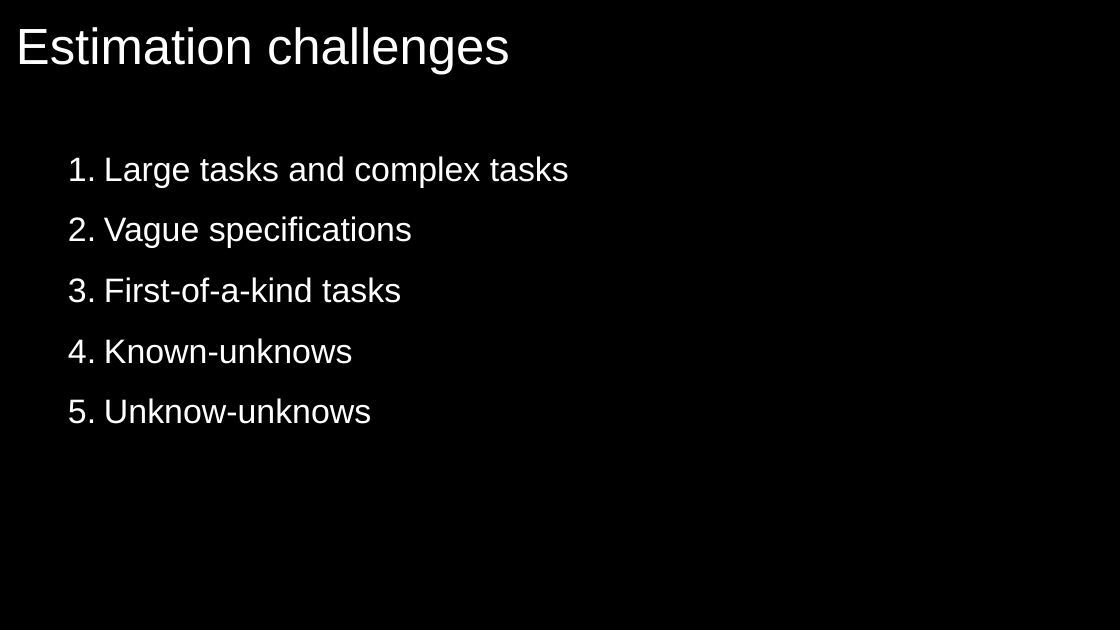
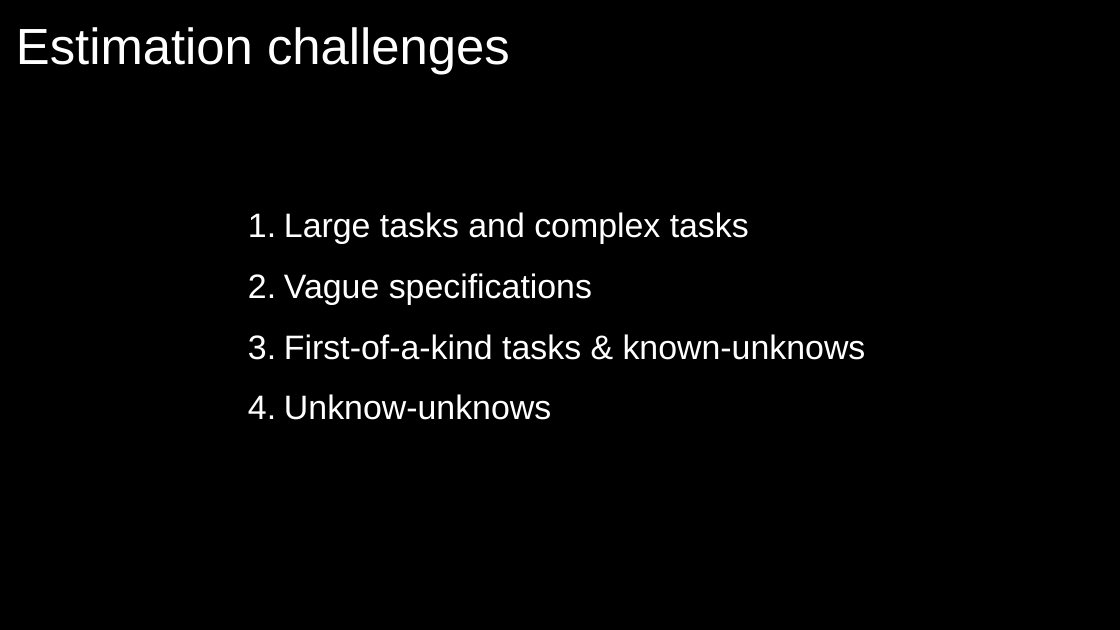
Before and after one commit to exasol/tutorials, a slide deck: slide 16 of estimating/estimating.odp (slide 5 before the commit). Drawn at 1120x630 pixels with LibreOffice and Linux fonts; fonts in the diff are those of the drawing. Boxes give left, top, right and bottom in pixels: in the first picture for what was removed or moved away, otherwise in the second. Text is boxed around its words. In the diff, an @@ line names an element or a change of style, - is before the commit and + after.

Commit message:
#3: First full training draft

```diff
--- a/estimating/estimating.odp
+++ b/estimating/estimating.odp
@@ text "Large tasks and complex tasks": place and size @@
-text "Large tasks and complex tasks" at (104,156,569,424)
+text "Large tasks and complex tasks" at (284,212,866,420)
@@ text at (284,334,866,360): text changed @@
-3. First-of-a-kind tasks
-4. Known-unknows
+3. First-of-a-kind tasks & known-unknows
```
Also in this commit, not shown: 1 other slide changed, 16 slides added.
